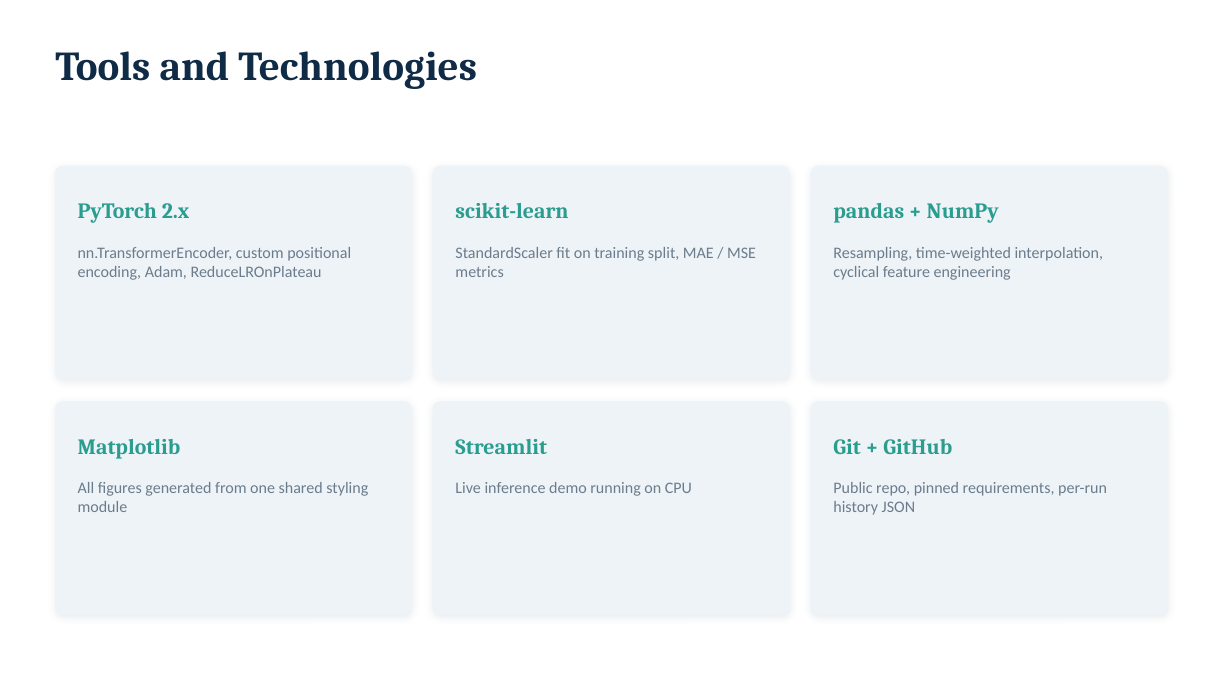
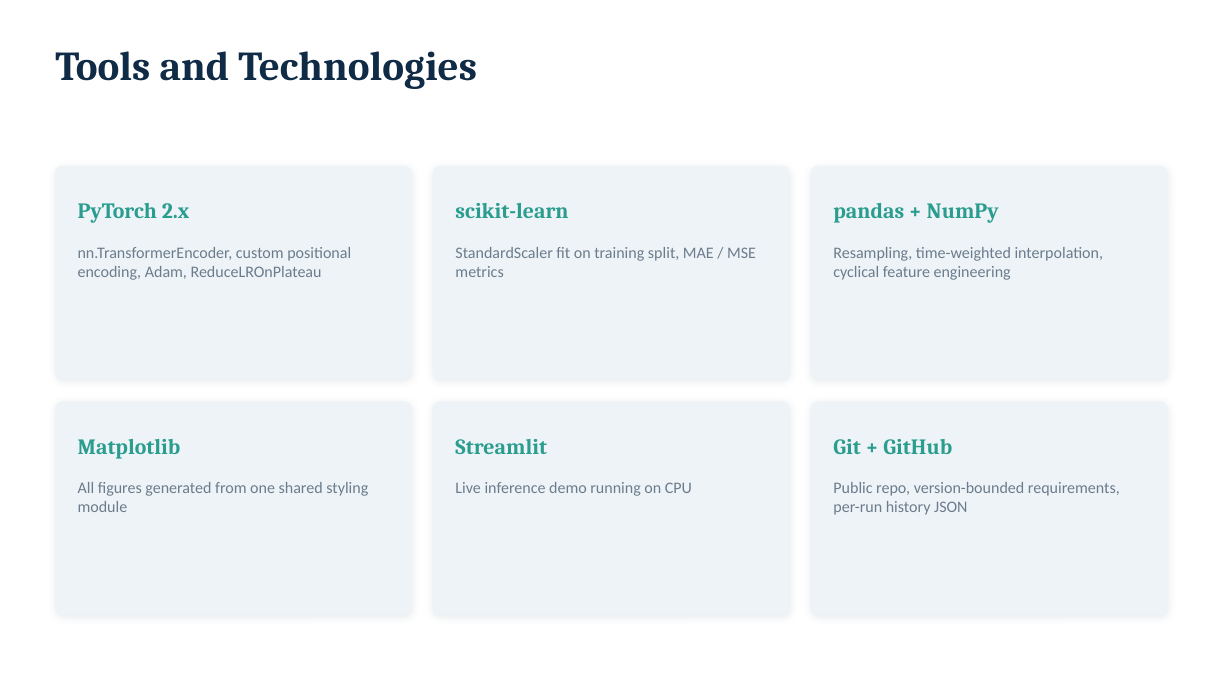
Before and after one commit to Ciaracam/612-Group-Project, a slide deck: slide 5 of presentation/MSML612_final_presentation.pptx. Drawn at 1232x693 pixels with LibreOffice and Linux fonts; fonts in the diff are those of the drawing. Boxes give left, top, right and bottom in pixels: in the first picture for what was removed or moved away, otherwise in the second. Text is boxed around its words. In the diff, an @@ line names an element or a change of style, - is before the commit and + after.

```diff
--- a/presentation/MSML612_final_presentation.pptx
+++ b/presentation/MSML612_final_presentation.pptx
@@ text at bbox=[833, 482, 1120, 515]: text changed @@
-Public repo, pinned requirements, per-run history JSON
+Public repo, version-bounded requirements, per-run history JSON
```
Also in this commit, not shown: 4 other slides changed, 11 other files.
